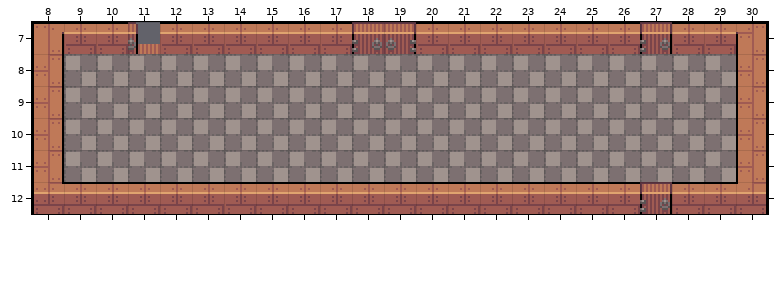
Two states of a Tiled map, assets/maps/corridoio.tmx. The picture above was drawn from the file before the commit.
Cells are 16x16 px. Shown: x 8..30, y 7..12.
The same view after the edit:
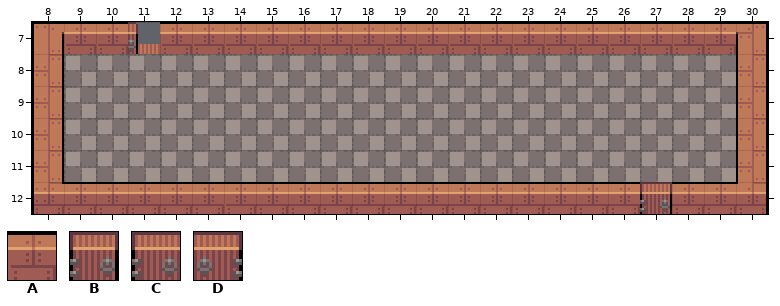
Key: from "CustomTileset": A 1, B 34, C 38, D 38 flipped left-right.
_ is an empty cell.
Changes in this commit:
Layer "collisioni":
The author changed tile B to tile A in row 7 at x 27.
The author changed tile C to tile A in row 7 at x 18.
The author changed tile D to tile A in row 7 at x 19.
